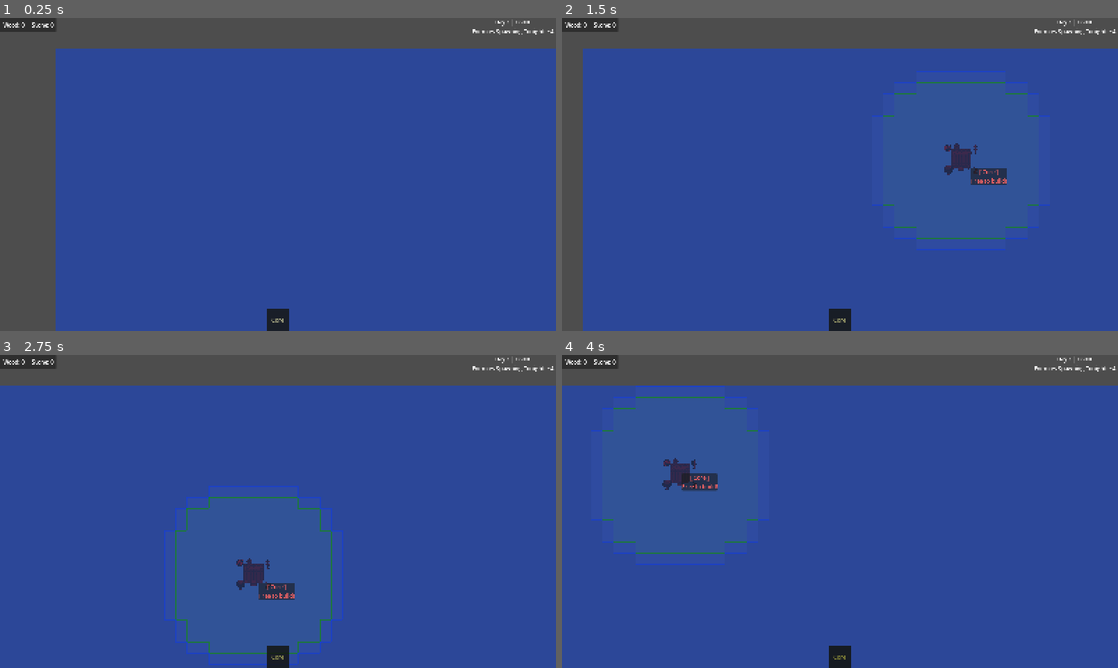
Above: before the commit, frames 1-4 (two rows, left to right).
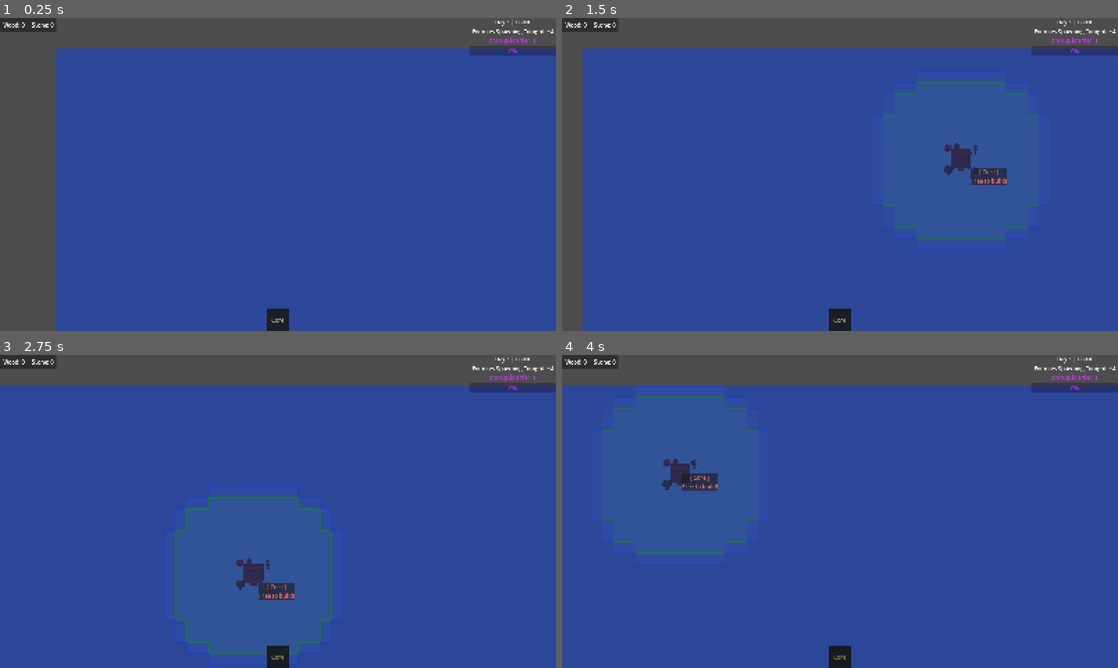
Above: after the commit, the same moments.

Repository: ColdTerror/Core-and-Conveyor
Game: Godot game, scene res://scenes/level.tscn
Same seed, same stepped clock (60 frames per second), same inputs: the game is played once before the commit and once after it. The engine's default icon, where the game draws it, is replaced by a stand-in: a white triangle on a blue panel in a dark square.
Inputs (mouse positions are in pixels of both pictures, inside the frame that each line leads up to):
- Up to frame 1 (0.25 s): no input
- Up to frame 2 (1.5 s): click "Core" at 0.5 s; tap Enter at 1.25 s; move the mouse to (962, 158) at 1.27 s; hold Right (ui_right) from 1.28 s (still down); hold X (deconstruct_hotkey) from 1.28 s (still down); click (962, 158) at 1.42 s
- Up to frame 3 (2.75 s): release Right (ui_right) at 2 s; release X (deconstruct_hotkey) at 2 s; drag from (166, 527) to (250, 574) at 2.02 s
- Up to frame 4 (4 s): tap Space at 2.75 s; move the mouse to (895, 442) at 2.77 s; hold Right (ui_right) 2.78-3.5 s; hold R (rotate_tile) 2.78-3.5 s; click (895, 442) at 2.92 s; drag from (812, 574) to (673, 464) at 3.52 s

The runs differ from the first frame. In frame 1, 0.4% of the frame differs, in the area x 84-100%, y 6-12%; in frame 2, 0.4%; in frame 3, 0.4%; in frame 4, 0.4%.

Commit message:
added corruption level/pressure ui

Diff:
--- a/scenes/level.tscn
+++ b/scenes/level.tscn
@@ -104,7 +104,7 @@
 [node name="TimeManager" type="Node2D" parent="." unique_id=1909731771 node_paths=PackedStringArray("lighting_modulate")]
 script = ExtResource("23_asl66")
 lighting_modulate = NodePath("../DayNightLighting")
-real_minutes_per_day = 1.0
+real_minutes_per_day = 100.0
 
 [node name="DayNightLighting" type="CanvasModulate" parent="." unique_id=492842884]
 color = Color(1, 1, 1, 0)
@@ -179,11 +179,12 @@
 mouse_filter = 2
 building_manager = NodePath("../../../BuildingManager")
 
-[node name="GameUI" parent="CanvasLayer/Hud_Layer" unique_id=678937411 node_paths=PackedStringArray("wave_manager", "time_manager", "building_manager") groups=["GameUI"] instance=ExtResource("21_h6wmr")]
+[node name="GameUI" parent="CanvasLayer/Hud_Layer" unique_id=678937411 node_paths=PackedStringArray("wave_manager", "time_manager", "building_manager", "corruption_manager") groups=["GameUI"] instance=ExtResource("21_h6wmr")]
 layout_mode = 1
 wave_manager = NodePath("../../../WaveManager")
 time_manager = NodePath("../../../TimeManager")
 building_manager = NodePath("../../../BuildingManager")
+corruption_manager = NodePath("../../../CorruptionManager")
 
 [node name="GameOverPanel" type="PanelContainer" parent="CanvasLayer" unique_id=124325744]
 process_mode = 3
--- a/scenes/ui/game_ui.tscn
+++ b/scenes/ui/game_ui.tscn
@@ -40,6 +40,14 @@
 horizontal_alignment = 1
 vertical_alignment = 1
 
+[node name="CorruptionLabel" type="Label" parent="VBoxContainer" unique_id=1847403194]
+layout_mode = 2
+horizontal_alignment = 1
+vertical_alignment = 1
+
+[node name="CorruptionBar" type="ProgressBar" parent="VBoxContainer" unique_id=1330231119]
+layout_mode = 2
+
 [node name="CostPanel" type="PanelContainer" parent="." unique_id=54973593]
 visible = false
 layout_mode = 0
--- a/scripts/UI/game_ui.gd
+++ b/scripts/UI/game_ui.gd
@@ -5,20 +5,24 @@
 @onready var dateLabel = $VBoxContainer/DateLabel
 @onready var waveLabel = $VBoxContainer/WaveLabel
 
+# --- NEW: CORRUPTION UI REFERENCES ---
+@onready var corruptionLabel = $VBoxContainer/CorruptionLabel
+@onready var corruptionBar = $VBoxContainer/CorruptionBar
+
 @onready var costPanel = $CostPanel
 @onready var costLabel = $CostPanel/CostLabel
 
-# --- NEW: WAVE UI REFERENCES ---
-@export var wave_manager: WaveManager # Drag your WaveManager node here in the Inspector!
+# --- MANAGER REFERENCES ---
+@export var wave_manager: WaveManager
 @export var time_manager: TimeManager
 @export var building_manager: BuildingManager
+@export var corruption_manager: CorruptionManager # <--- DRAG YOUR CORRUPTION MANAGER HERE!
 
-# --- NEW: GAME OVER REFERENCES ---
+# --- GAME OVER REFERENCES ---
 @onready var game_over_panel = $"../../GameOverPanel"
 @onready var stats_label = $"../../GameOverPanel/VBoxContainer/Stats"
 @onready var restart_button = $"../../GameOverPanel/VBoxContainer/Restart"
 @onready var exit_button = $"../../GameOverPanel/VBoxContainer/Exit"
-
 
 var resource_labels: Dictionary = {}
 
@@ -26,7 +30,6 @@
 	update_labels()
 	EconomyManager.resources_changed.connect(_on_resources_changed)
 
-	# Hide the panel at the start, connect the restart button
 	if game_over_panel:
 		game_over_panel.hide()
 	if restart_button:
@@ -38,36 +41,29 @@
 		building_manager.placement_ended.connect(_on_placement_ended)
 
 
-
-
 func _on_placement_cost_updated(b_name: String, total_cost: Dictionary, can_afford: bool, extra_stats: Dictionary = {}):
 	costPanel.show()
 
 	var text = "[ %s ]\n" % b_name
 
-	# 1. Handle Costs
 	if total_cost.is_empty():
 		if "Max Tier" in b_name:
 			text += "No further upgrades.\n"
 		else:
 			text += "Free to build!\n"
 	else:
-		# Standard cost loop
 		for res in total_cost:
 			var needed = total_cost[res]
 			var have = EconomyManager.global_inventory.get(res, 0)
 			text += "%s: %d / %d\n" % [res, have, needed]
 
-	# --- 2. THE NEW STAT PREVIEW LOGIC ---
 	if not extra_stats.is_empty():
 		text += "\n-- Upgrades --\n"
 		for stat_name in extra_stats:
 			text += "%s: %s\n" % [stat_name, extra_stats[stat_name]]
-	# -------------------------------------
 
 	costLabel.text = text.strip_edges()
 
-	# 3. Tint Logic
 	if total_cost.is_empty() and "Max Tier" in b_name:
 		costLabel.modulate = Color(0.7, 0.7, 0.7)
 	elif can_afford:
@@ -82,87 +78,78 @@
 func _on_core_destroyed():
 	if game_over_panel:
 		game_over_panel.show()
-
-		# Pull the wave count directly from the wave manager!
 		if wave_manager:
 			stats_label.text = "You survived until Wave %d." % wave_manager.current_wave
 
 func _on_restart_pressed():
-	# 1. MUST unpause the tree before reloading!
 	get_tree().paused = false
-
-	# 2. Reset the Economy so you don't start the next game with leftover wood
 	EconomyManager.global_inventory.clear()
 	EconomyManager.resources_changed.emit()
-
-	# 3. Reload the level
 	get_tree().reload_current_scene()
 
 func _on_exit_pressed():
-	# Closes the game entirely
 	get_tree().quit()
 
 func _on_resources_changed():
 	update_labels()
 
 func update_labels():
-	# Loop through every item currently known to the economy
 	for resource_name in EconomyManager.global_inventory:
 		var amount = EconomyManager.global_inventory[resource_name]
-
-		# If we don't have a label for this item yet, create one!
 		if not resource_labels.has(resource_name):
 			var new_label = Label.new()
 			inventoryContainer.add_child(new_label)
 			resource_labels[resource_name] = new_label
-
-		# Update the text of the existing label
 		resource_labels[resource_name].text = "  %s: %d  " % [resource_name, amount]
 
 
-# --- NEW: WAVE & TIMER LOGIC ---
+# --- PROCESS LOOP (UI UPDATES) ---
 func _process(_delta):
-	# 1. UPDATE THE CLOCK (DateLabel)
+	# 1. UPDATE THE CLOCK
 	if time_manager and dateLabel:
-		# Convert the float time (e.g. 14.5) to Hours and Minutes (14:30)
 		var time = time_manager.current_time
 		var hours = int(time)
 		var minutes = int((time - hours) * 60.0)
-
-		# "%02d" ensures single digits get a leading zero (e.g., 9 becomes 09)
 		var time_string = "%02d:%02d" % [hours, minutes]
 
 		dateLabel.text = "Day %d | %s" % [time_manager.current_day, time_string]
 
-
-	# 2. UPDATE THE COMBAT STATS (WaveLabel)
+	# 2. UPDATE THE COMBAT STATS
 	if wave_manager and waveLabel:
-
-		# --- FIXED: SINGLE SOURCE OF TRUTH ---
-		# Physically count the nodes in the scene. Impossible to be negative!
 		var enemies_alive = get_tree().get_nodes_in_group("Enemies").size()
 
-		# --- FIXED: UI HOLD LOGIC ---
-		# Keep the UI on "Night Mode" if the clock says it's night,
-		# OR if there are still enemies alive on the map!
 		if wave_manager.is_wave_active or enemies_alive > 0:
-
 			waveLabel.text = "Night %d | Queue: %d | Active: %d" % [
 				wave_manager.current_wave,
 				wave_manager.enemies_to_spawn,
-				enemies_alive # <--- Using our foolproof node count!
+				enemies_alive
 			]
-			waveLabel.modulate = Color(1.0, 0.4, 0.4) # Tint text red to indicate danger!
+			waveLabel.modulate = Color(1.0, 0.4, 0.4)
+		else:
+			var forecast = wave_manager.get_estimated_enemies()
+			waveLabel.text = "Enemies Spawning Tonight: ~%d" % forecast
+			waveLabel.modulate = Color.WHITE
 
-		else:
-			# Daytime AND map is totally clean!
-			var forecast = wave_manager.get_estimated_enemies()
+	# --- NEW: 3. UPDATE CORRUPTION UI ---
+	# We added safety checks (if corruptionLabel) so the game doesn't crash
+	# if you haven't created the nodes in the editor yet!
+	if corruption_manager and corruptionLabel and corruptionBar:
+		var tier = corruption_manager.corruption_tier
+		var pressure = corruption_manager.current_pressure
 
-			# Using a "~" adds a nice touch of "this is an estimate!"
-			waveLabel.text = "Enemies Spawning Tonight: ~%d" % forecast
-			waveLabel.modulate = Color.WHITE # Back to normal text color
+		# Do the exact same math the CorruptionManager does to find the ceiling!
+		var threshold = corruption_manager.base_evolution_threshold * pow(corruption_manager.evolution_multiplier, tier - 1)
 
-	#Move the costPanel to follow mouse
-	if costPanel.visible: # (Change $CostUI to whatever your node is named)
+		corruptionLabel.text = "Corruption Tier: %d" % tier
+		corruptionBar.max_value = threshold
+		corruptionBar.value = pressure
+
+		# Optional: Tint the text so it looks dangerous
+		corruptionLabel.modulate = Color(0.8, 0.2, 1.0) # Purple!
+		corruptionBar.modulate = Color(0.8, 0.2, 1.0)
+	# ------------------------------------
+
+	# Move the costPanel to follow mouse
+	if costPanel.visible:
 		var mouse_pos = get_viewport().get_mouse_position()
 		costPanel.global_position = mouse_pos + Vector2(25, 25)
Not shown, changed: kanban_tasks_data.kanban
